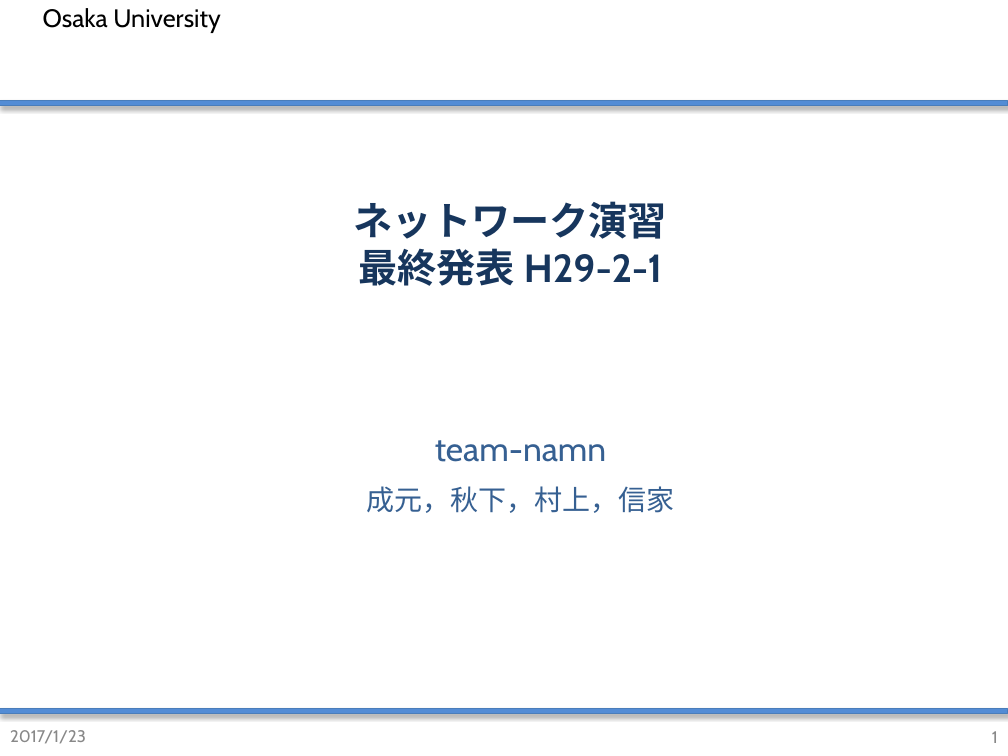
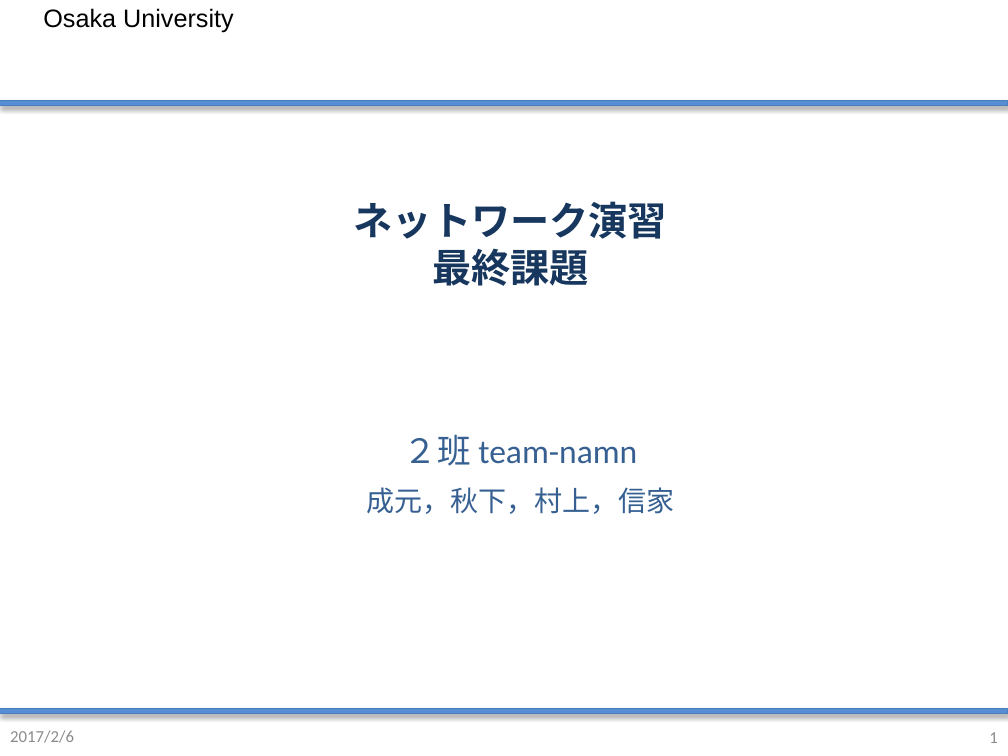
Before and after one commit to handai-trema/IaaS-namn, a slide deck: slide 1 of web/team-namnネットワーク演習最終課題.pptx. Drawn at 1008x756 pixels with LibreOffice and Linux fonts; fonts in the diff are those of the drawing; background and template pictures are left out. Boxes give left, top, right and bottom in pixels: in the first picture for what was removed or moved away, otherwise in the second. Text is boxed around its words. In the diff, an @@ line names an element or a change of style, - is before the commit and + after.

```diff
--- a/web/team-namnネットワーク演習最終課題.pptx
+++ b/web/team-namnネットワーク演習最終課題.pptx
@@ text "Osaka University" at bbox=[43, 8, 234, 33]: font Cabin to Arial; indent changed; more space between paragraphs @@
@@ text at bbox=[432, 249, 589, 286]: text changed; font Cabin to Calibri; text colour #17365D to #17375E @@
-最終発表 H29-2-1
+最終課題
@@ subtitle at bbox=[404, 434, 637, 466]: text changed; font Cabin to Calibri; text colour #366092 to #376092 @@
-team-namn
+２班 team-namn
@@ page number at bbox=[989, 732, 997, 743]: font Cabin to Calibri, text colour #888888 to #8C8C8C @@
@@ text at bbox=[10, 730, 74, 743]: text changed; font Cabin to Calibri; text colour #888888 to #8C8C8C @@
-2017/1/23
+2017/2/6
```
Also in this commit, not shown: 10 other slides changed, 6 slides added, 4 slides removed, 1 other file.
